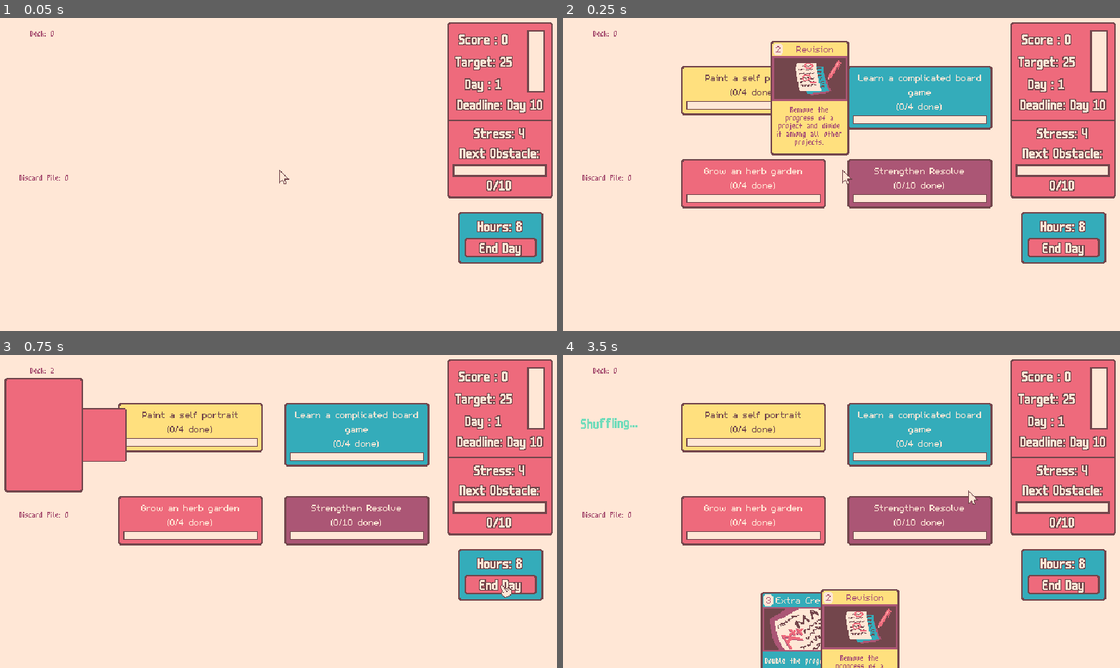
Above: before the commit, frames 1-4 (two rows, left to right).
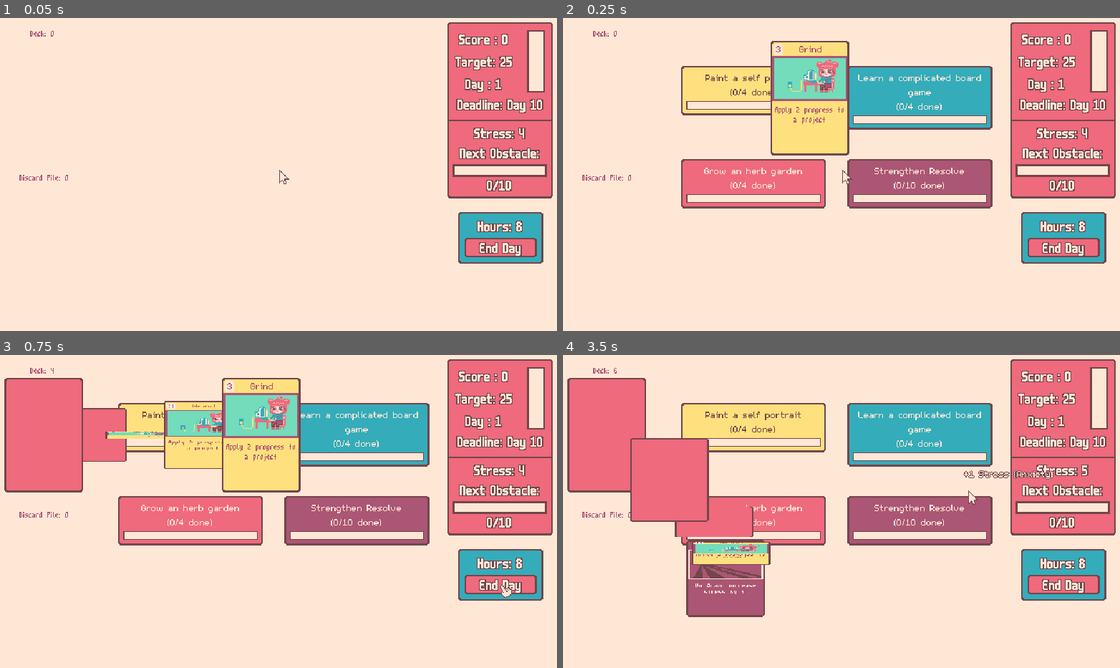
Above: after the commit, the same moments.

Repository: robert-brosh23/DeckbuilderGame
Game: Godot game, scene res://main.tscn
Same seed, same stepped clock (60 frames per second), same inputs: the game is played once before the commit and once after it. This scene is started directly instead of the project's main scene. Sound files missing from this copy of the repository are replaced by a short silence.
Inputs (mouse positions are in pixels of both pictures, inside the frame that each line leads up to):
- Up to frame 1 (0.05 s): no input
- Up to frame 2 (0.25 s): no input
- Up to frame 3 (0.75 s): click "End Day" at 0.5 s
- Up to frame 4 (3.5 s): click "End Day" at 1.25 s; click "End Day" at 2 s; move the mouse to (969, 489) at 2.77 s; click (969, 489) at 2.85 s

Frame 1 is identical in both runs. In frame 2, 2.0% of the frame differs, in the area x 37-51%, y 8-41%; in frame 3, 7.1%; in frame 4, 17%, in the area x 0-95%, y 4-100%.

Commit message:
remove test button

Diff:
--- a/game_manager/game_manager.tscn
+++ b/game_manager/game_manager.tscn
@@ -1,9 +1,11 @@
-[gd_scene load_steps=5 format=3 uid="uid://csdmhd25lpc0t"]
+[gd_scene load_steps=7 format=3 uid="uid://csdmhd25lpc0t"]
 
 [ext_resource type="Script" uid="uid://dnck5k1v8qlla" path="res://game_manager/game_manager.gd" id="1_ong7i"]
 [ext_resource type="Script" uid="uid://bevi4n8n1jvud" path="res://card/card_data/card_data.gd" id="2_q7vcu"]
-[ext_resource type="Resource" uid="uid://c3mewqp8x81hx" path="res://card/card_data/cards/logic/extra_credit.tres" id="4_pnley"]
-[ext_resource type="Resource" uid="uid://bufn7mv3g38t" path="res://card/card_data/cards/creativity/revision.tres" id="7_r63pj"]
+[ext_resource type="Resource" uid="uid://bstx5n1bv73t2" path="res://card/card_data/cards/creativity/grind.tres" id="5_2631c"]
+[ext_resource type="Resource" uid="uid://cuyftbvj6fopp" path="res://card/card_data/cards/obstacle/sleep_deprived.tres" id="6_kkxic"]
+[ext_resource type="Resource" uid="uid://bc6kekq6f0g7t" path="res://card/card_data/cards/wisdom/touch_grass.tres" id="7_d3erd"]
+[ext_resource type="Resource" uid="uid://dt73u1mt8nnfn" path="res://card/card_data/cards/obstacle/anxiety.tres" id="8_fjsdi"]
 
 [node name="GameManager" type="Control" groups=["game_manager"]]
 z_index = 2
@@ -13,4 +15,4 @@
 anchor_right = 1.0
 grow_horizontal = 0
 script = ExtResource("1_ong7i")
-card_data_debug = Array[ExtResource("2_q7vcu")]([ExtResource("7_r63pj"), ExtResource("4_pnley")])
+card_data_debug = Array[ExtResource("2_q7vcu")]([ExtResource("5_2631c"), ExtResource("5_2631c"), ExtResource("5_2631c"), ExtResource("5_2631c"), ExtResource("5_2631c"), ExtResource("8_fjsdi"), ExtResource("6_kkxic"), ExtResource("6_kkxic"), ExtResource("6_kkxic"), ExtResource("7_d3erd")])
--- a/main.tscn
+++ b/main.tscn
@@ -26,7 +26,6 @@
 deck = NodePath("Deck")
 hand = NodePath("Hand")
 discard_pile = NodePath("DiscardPile")
-debug_enabled = true
 
 [node name="CanvasLayer" type="CanvasLayer" parent="."]
 layer = 0
